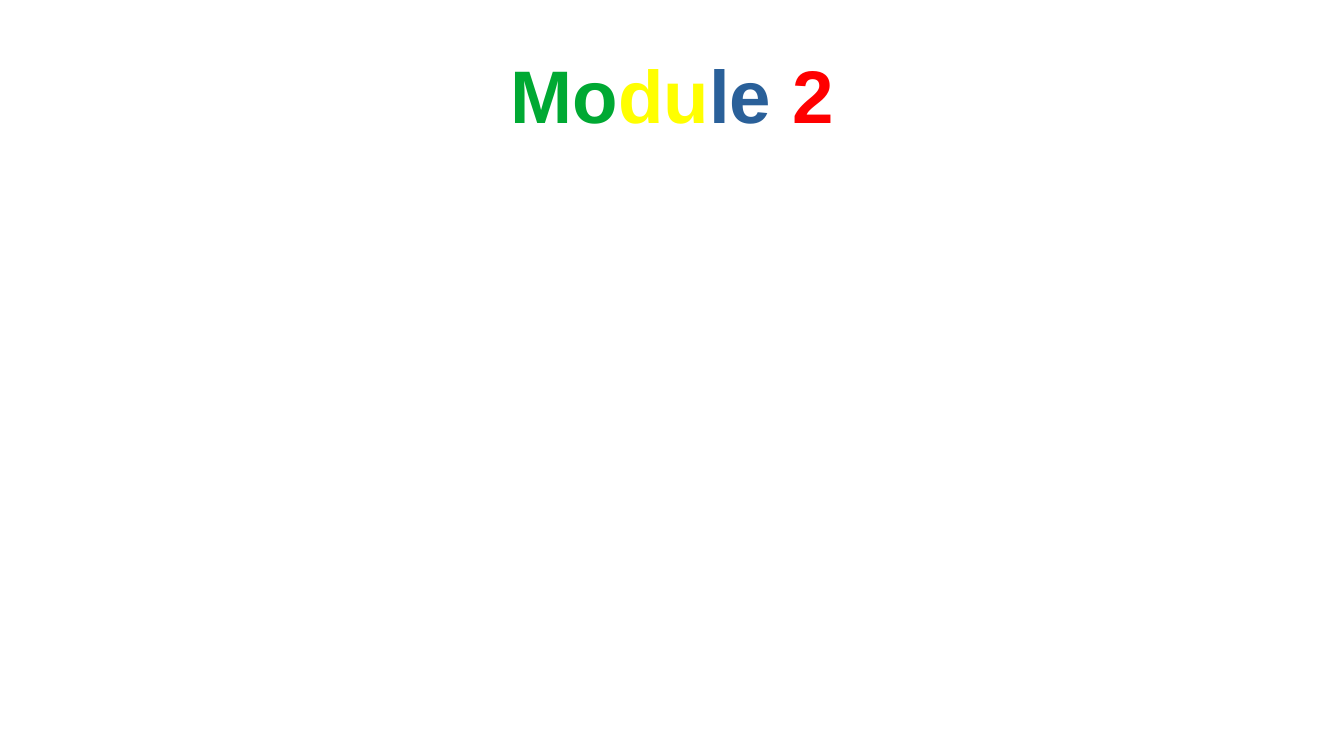
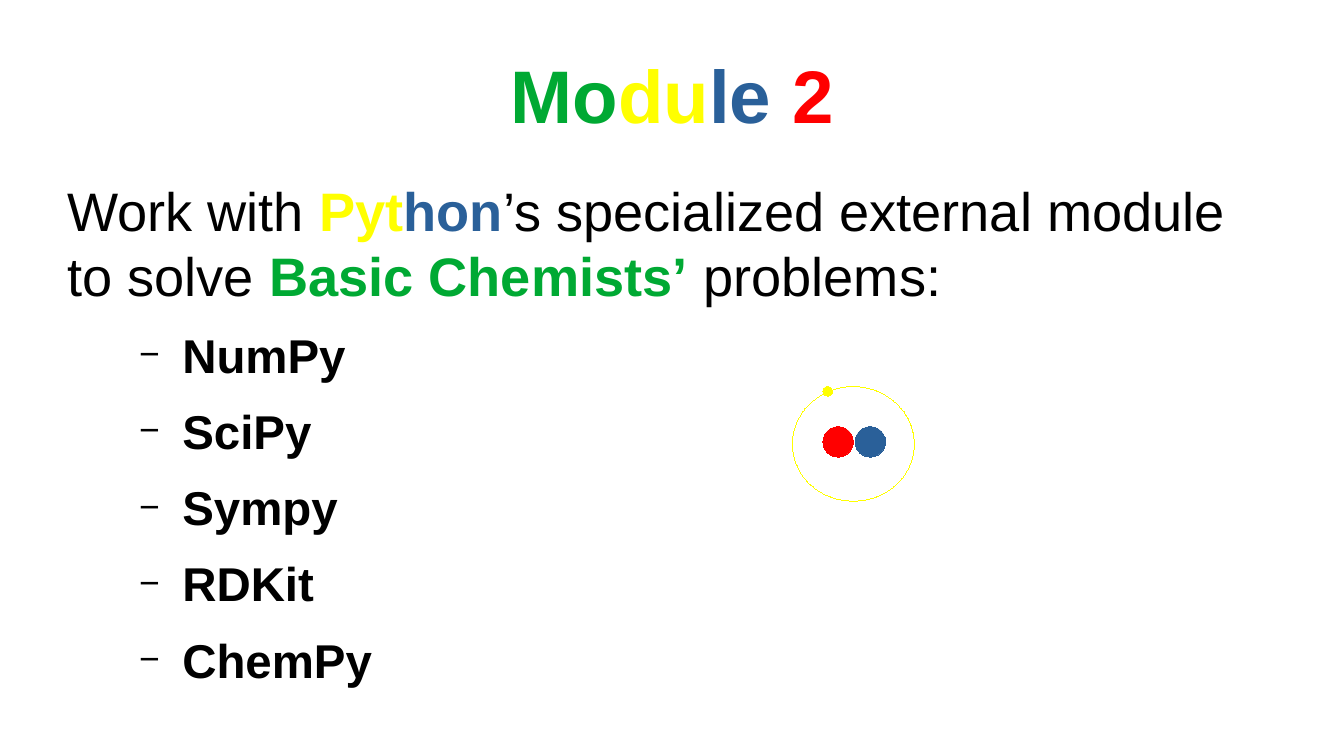
Before and after one commit to AndyDanian/chempyI, a slide deck: slide 4 of presentations/course_introduce.odp. Drawn at 1344x756 pixels with LibreOffice and Linux fonts; fonts in the diff are those of the drawing. Boxes give left, top, right and bottom in pixels: in the first picture for what was removed or moved away, otherwise in the second. Text is boxed around its words. In the diff, an @@ line names an element or a change of style, - is before the commit and + after.

Commit message:
module 2 - problem - numpy - jupyter: balancing a chemical equation

```diff
--- a/presentations/course_introduce.odp
+++ b/presentations/course_introduce.odp
@@ text added at bbox=[67, 191, 1225, 602], 32 pt, text #000000 @@
+Work with Python’s specialized external module to solve Basic Chemists’ problems:
+  − NumPy
+  − SciPy
+  − Sympy
+  − RDKit
+  − ChemPy
@@ ellipse added at bbox=[793, 387, 915, 501], outline #FFFF00 0 pt @@
@@ ellipse added at bbox=[823, 387, 833, 396], fill #FFFF00, outline #FFFF00 0 pt @@
@@ ellipse added at bbox=[823, 427, 854, 457], fill #FF0000, outline #FF0000 0 pt @@
@@ ellipse added at bbox=[855, 427, 885, 457], fill #2A6099, outline #2A6099 0 pt @@
```
Also in this commit, not shown: 3 other slides changed, 3 other files.
